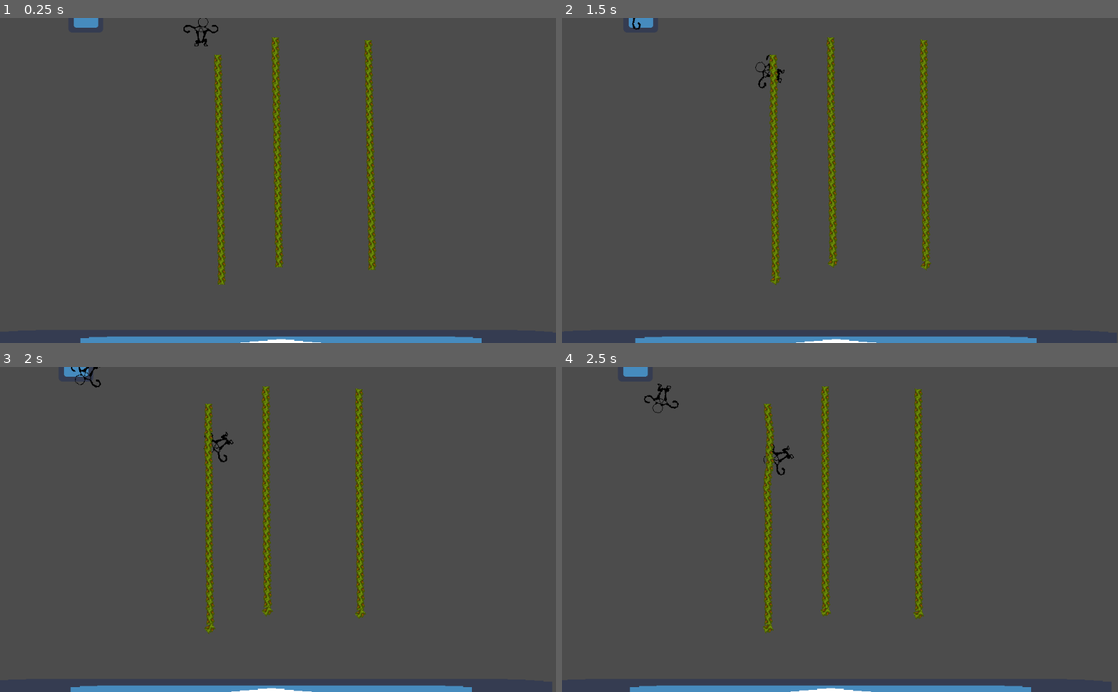
Above: before the commit, frames 1-4 (two rows, left to right).
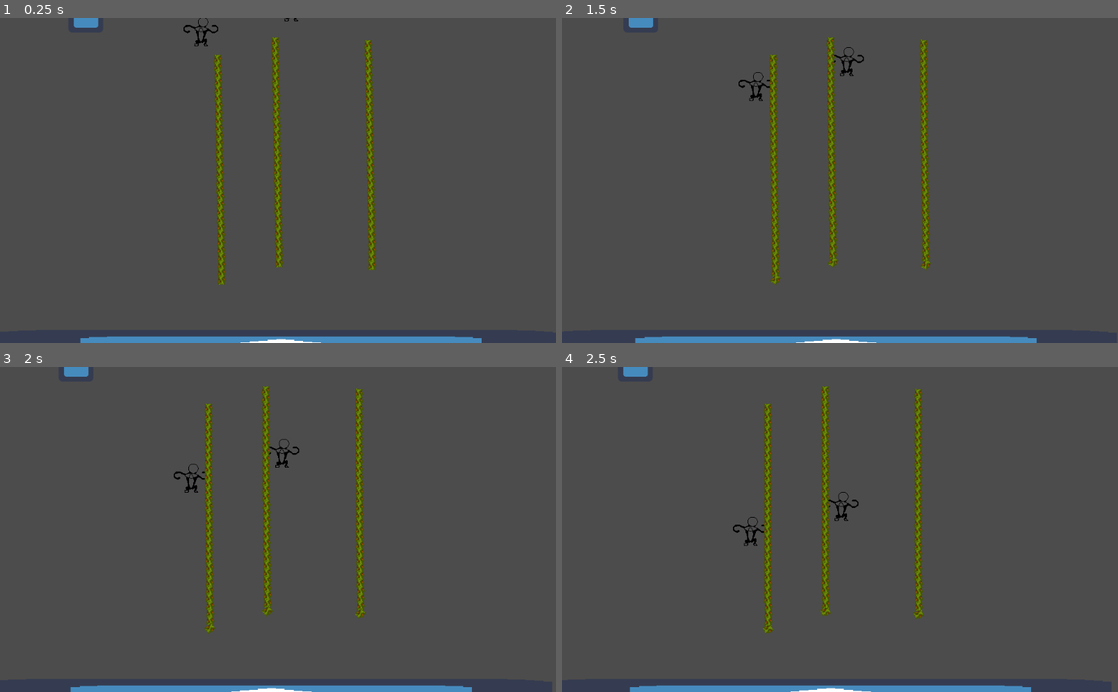
Above: after the commit, the same moments.

Repository: 2S-2-Semanas/gmtk2021
Game: Godot game, scene res://sandbox/SandboxScene.tscn
Same seed, same stepped clock (60 frames per second), same inputs: the game is played once before the commit and once after it. The engine's default icon, where the game draws it, is replaced by a stand-in: a white triangle on a blue panel in a dark square.
Inputs:
- Up to frame 1 (0.25 s): no input
- Up to frame 2 (1.5 s): hold Space (grab) 0.53-1.28 s; hold Right (ui_right) from 0.53 s (still down); tap Space (grab) at 1.35 s
- Up to frame 3 (2 s): keep holding Right (ui_right)
- Up to frame 4 (2.5 s): release Right (ui_right) at 2.03 s; hold Left (ui_left) from 2.03 s (still down); hold Space (grab) from 2.03 s (still down)

The runs differ from the first frame. In frame 1, less than 0.1% of the frame differs, in the area x 51-54%, y 0-2%; in frame 2, 0.4%; in frame 3, 0.5%; in frame 4, 1.0%, in the area x 14-54%, y 5-83%.

Commit message:
grab liana with one hand

Diff:
--- a/monkey/Monkey.gd
+++ b/monkey/Monkey.gd
@@ -4,20 +4,21 @@
 
 const IMPULSE := Vector2(100, 0)
 
-var left_pin_joint: PinJoint2D
-var right_pin_joint: PinJoint2D
+var _left_pin_joint: PinJoint2D
+var _right_pin_joint: PinJoint2D
 
-var right_monkey: Monkey
-var left_monkey: Monkey
+var _right_monkey: Monkey
+var _left_monkey: Monkey
 
-var right_hand_grab := false
-var left_hand_grab := false
+var _liana_grabbed:= false
 
 var _direction := 0
 
-func _ready():
-	right_pin_joint = PinJoint2D.new()
-	left_pin_joint = PinJoint2D.new()
+
+func _init():
+	_init_left_pin_joint()
+	_init_right_pin_joint()
+
 
 func _physics_process(_delta):
 	if Input.is_action_just_pressed("ui_left"):
@@ -29,43 +30,85 @@
 
 	if Input.is_action_just_released("grab"):
 		_release_liana()
-	if (right_hand_grab or left_hand_grab):
+	if (_liana_grabbed):
 		apply_impulse(Vector2.ZERO, IMPULSE * _direction)
 
 
+func _init_right_pin_joint():
+	_right_pin_joint = PinJoint2D.new()
+	_right_pin_joint.node_a = get_path()
+	_right_pin_joint.node_b = get_path()
+	_right_pin_joint.bias = 0.9
+	add_child(_right_pin_joint)
+
+
+func _init_left_pin_joint():
+	_left_pin_joint = PinJoint2D.new()
+	_left_pin_joint.node_a = get_path()
+	_left_pin_joint.node_b = get_path()
+	_left_pin_joint.bias = 0.9
+	add_child(_left_pin_joint)
+
+
 func _on_RightArmArea2D_body_entered(body):
-	if (right_monkey != null or !Input.is_action_pressed("grab")):
+	if (_right_monkey != null):
 		return
+
+	if (_liana_grabbed):
+		return
+
 	var monkey = body as Monkey
 	if (monkey != null):
-		right_monkey = monkey
-
-	right_pin_joint.position = $RightArmPosition2D.position
-	right_pin_joint.node_a = get_path()
-	right_pin_joint.node_b = body.get_path()
-	right_pin_joint.bias = 0.9
-	if (!right_hand_grab):
-		add_child(right_pin_joint)
-		right_hand_grab = true
+		_grab_right_hand(body)
+		_right_monkey = monkey
+	elif (Input.is_action_pressed("grab")):
+		_grab_right_hand(body)
+		_liana_grabbed = true
 
 
 func _on_LeftArmArea2D_body_entered(body):
-	if (Input.is_action_pressed("grab") or left_monkey != null):
+	if (_left_monkey != null):
 		return
+
+	if (_liana_grabbed):
+		return
+
 	var monkey = body as Monkey
 	if (monkey != null):
-		left_monkey = monkey
-	left_pin_joint.position = $LeftArmPosition2D.position
-	left_pin_joint.node_a = get_path()
-	left_pin_joint.node_b = body.get_path()
-	left_pin_joint.bias = 0.9
-	if (!left_pin_joint):
-		add_child(left_pin_joint)
-		left_hand_grab = true
+		_grab_left_hand(body)
+		_left_monkey = monkey
+	elif (Input.is_action_pressed("grab")):
+		_grab_left_hand(body)
+		_liana_grabbed = true
+
 
 func _release_liana():
-	if (right_monkey != null):
+	_release_right_hand()
+	_release_left_hand()
+	print("liana release")
+
+
+func _grab_right_hand(body):
+	_right_pin_joint.position = $RightArmPosition2D.position
+	_right_pin_joint.node_b = body.get_path()
+
+
+func _grab_left_hand(body):
+	_left_pin_joint.position = $LeftArmPosition2D.position
+	_left_pin_joint.node_b = body.get_path()
+
+
+func _release_right_hand():
+	if (_right_monkey != null):
 		return
 
-	right_pin_joint.node_b = get_path()
-	right_hand_grab = false
+	_right_pin_joint.node_b = get_path()
+	_liana_grabbed = false
+
+
+func _release_left_hand():
+	if (_left_monkey != null):
+		return
+
+	_left_pin_joint.node_b = get_path()
+	_liana_grabbed = false
--- a/monkey/Monkey.tscn
+++ b/monkey/Monkey.tscn
@@ -43,8 +43,8 @@
 shape = SubResource( 3 )
 
 [node name="LeftArmArea2D" type="Area2D" parent="MonkeyAnimatedSprite"]
-collision_layer = 2
-collision_mask = 3
+collision_layer = 7
+collision_mask = 7
 
 [node name="LeftArmCollisionShape2D" type="CollisionShape2D" parent="MonkeyAnimatedSprite/LeftArmArea2D"]
 position = Vector2( -24.0543, -0.668175 )
--- a/sandbox/SandboxScene.tscn
+++ b/sandbox/SandboxScene.tscn
@@ -15,7 +15,7 @@
 position = Vector2( -351.439, -613.652 )
 
 [node name="Monkey" parent="." instance=ExtResource( 1 )]
-position = Vector2( 113.043, -58.8027 )
+position = Vector2( 543.229, -28.6188 )
 
 [node name="Monkey2" parent="." instance=ExtResource( 1 )]
 position = Vector2( 377.047, 17.3066 )
